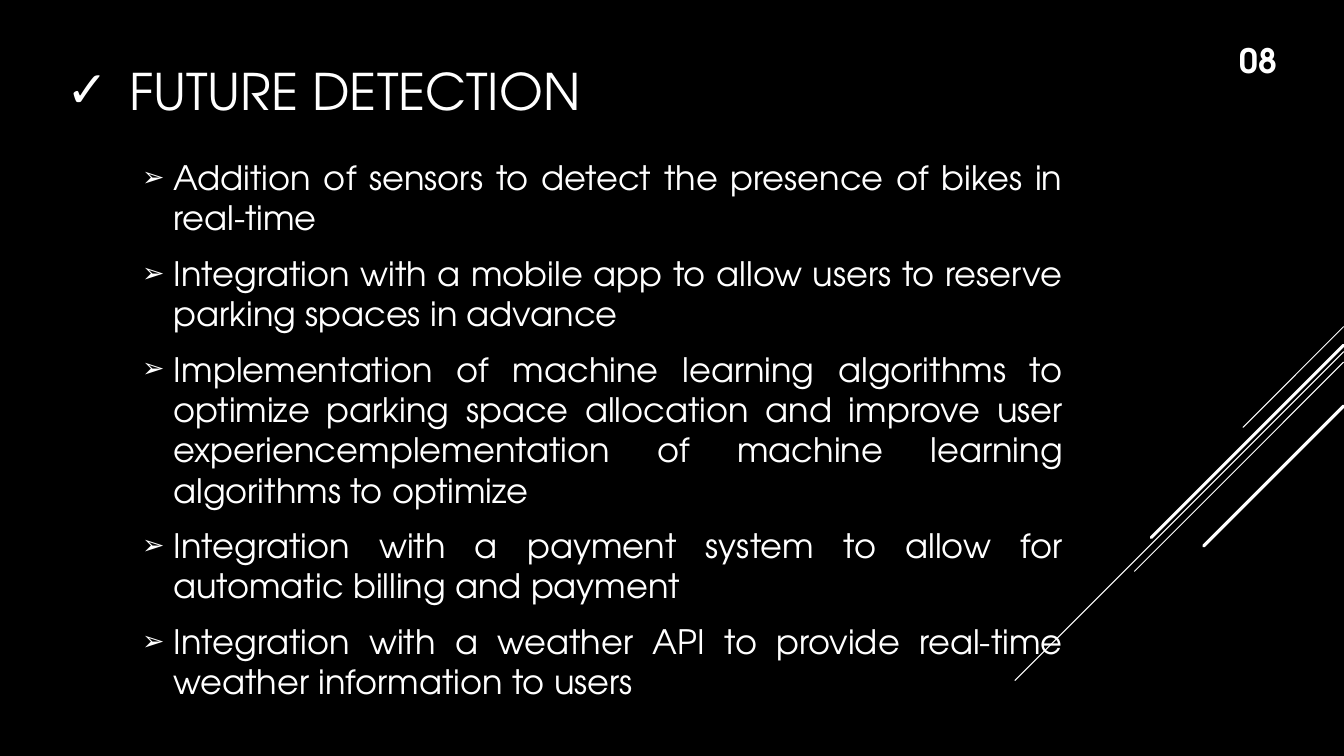
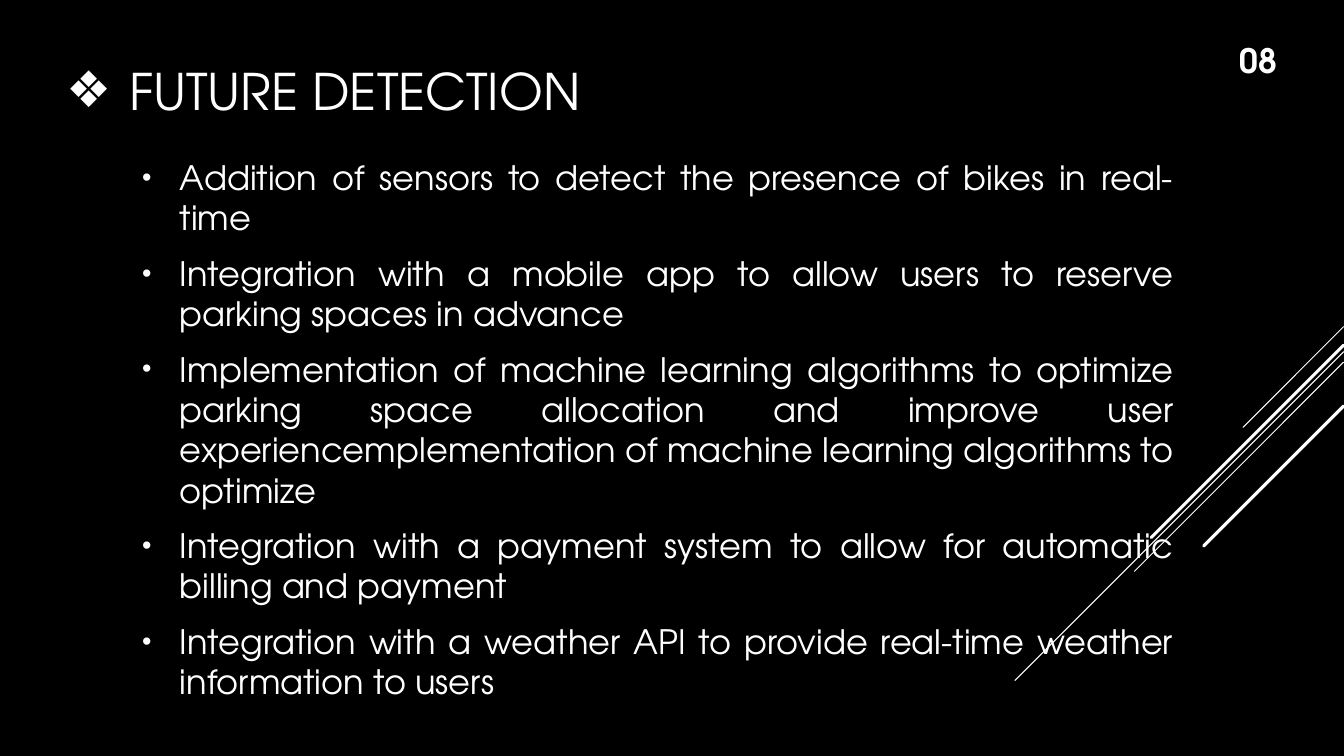
Before and after one commit to istyaque-ahammed/Technical-Writing-and-Presentation, a slide deck: slide 9 of Technical_Presentation.pptx. Drawn at 1344x756 pixels with LibreOffice and Linux fonts; fonts in the diff are those of the drawing. Boxes give left, top, right and bottom in pixels: in the first picture for what was removed or moved away, otherwise in the second. Text is boxed around its words. In the diff, an @@ line names an element or a change of style, - is before the commit and + after.

```diff
--- a/Technical_Presentation.pptx
+++ b/Technical_Presentation.pptx
@@ title "FUTURE DETECTION" at (129, 72, 581, 111): bullet ✓ to ❖ @@
@@ text "Addition of sensors to detect ..." at (180, 165, 1174, 695): bullet ➢ to • @@
```
Also in this commit, not shown: 8 other slides changed.
